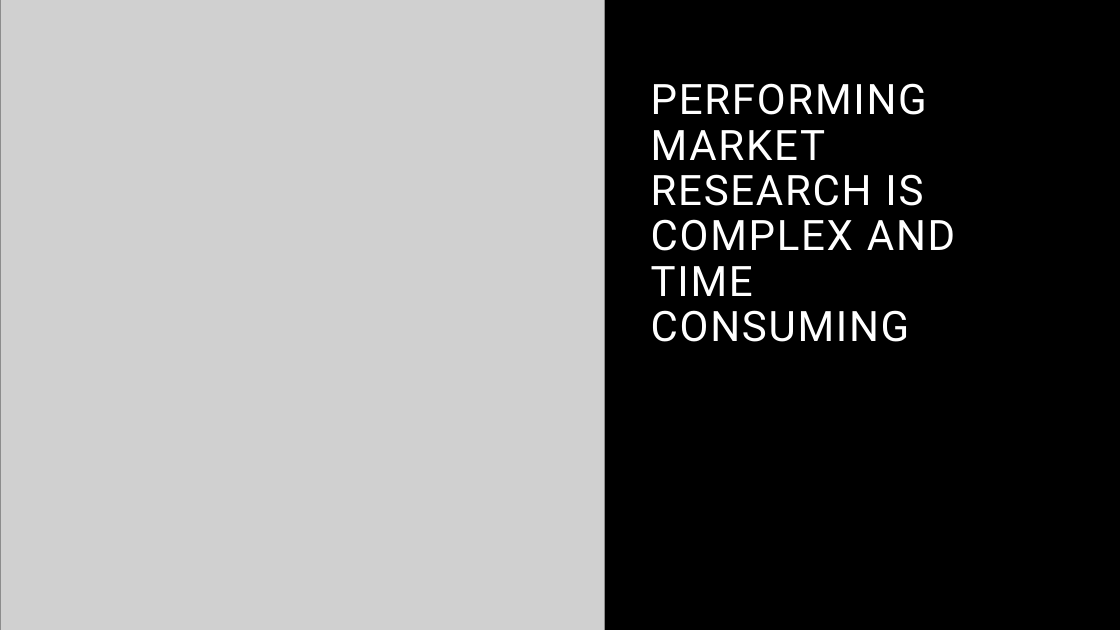
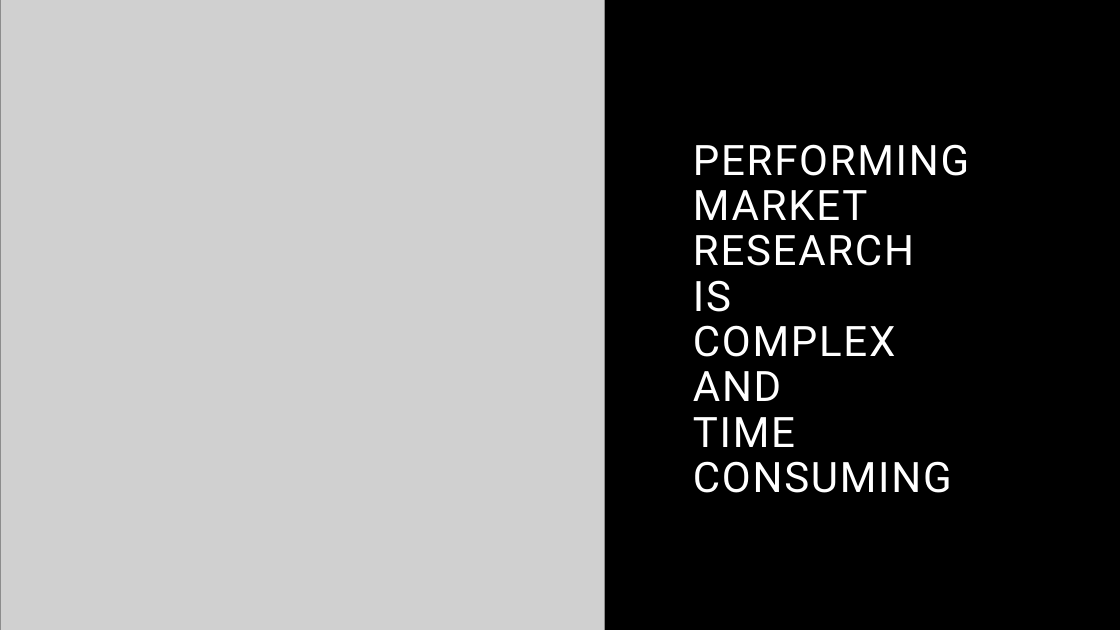
Before and after one commit to rcwaterman/SimpliFInance, a slide deck: slide 4 of SimpliFinance.pptx. Drawn at 1120x630 pixels with LibreOffice and Linux fonts; fonts in the diff are those of the drawing; grey boxes stand for pictures. Boxes give left, top, right and bottom in pixels: in the first picture for what was removed or moved away, otherwise in the second. Text is boxed around its words. In the diff, an @@ line names an element or a change of style, - is before the commit and + after.

```diff
--- a/SimpliFinance.pptx
+++ b/SimpliFinance.pptx
@@ title "PERFORMING MARKET RESEARCH IS COMPLEX ..." rewrapped from [651,83,955,342] to [693,144,969,493] @@
```
Also in this commit, not shown: 7 other slides changed, 2 slides added, 6 slides removed.
